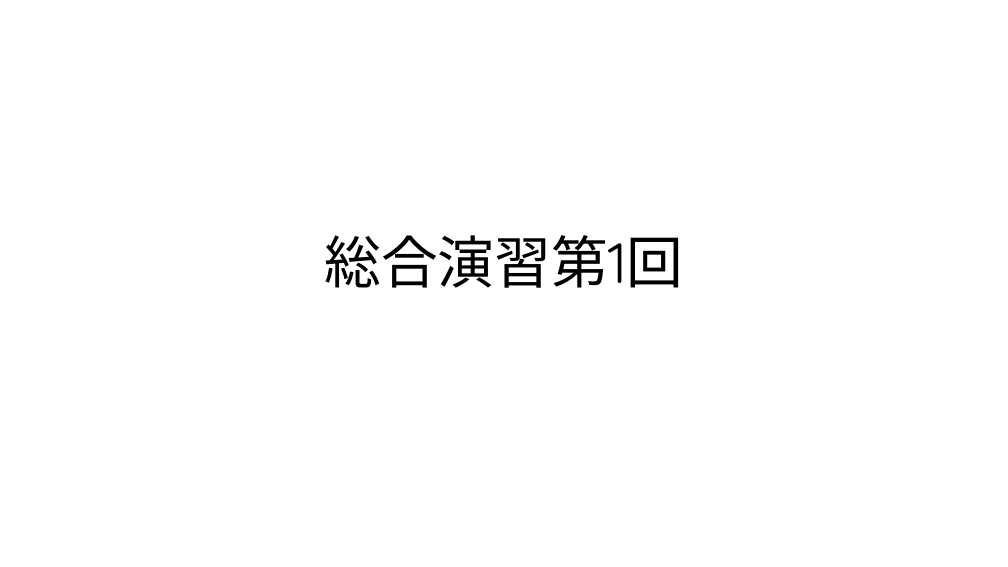
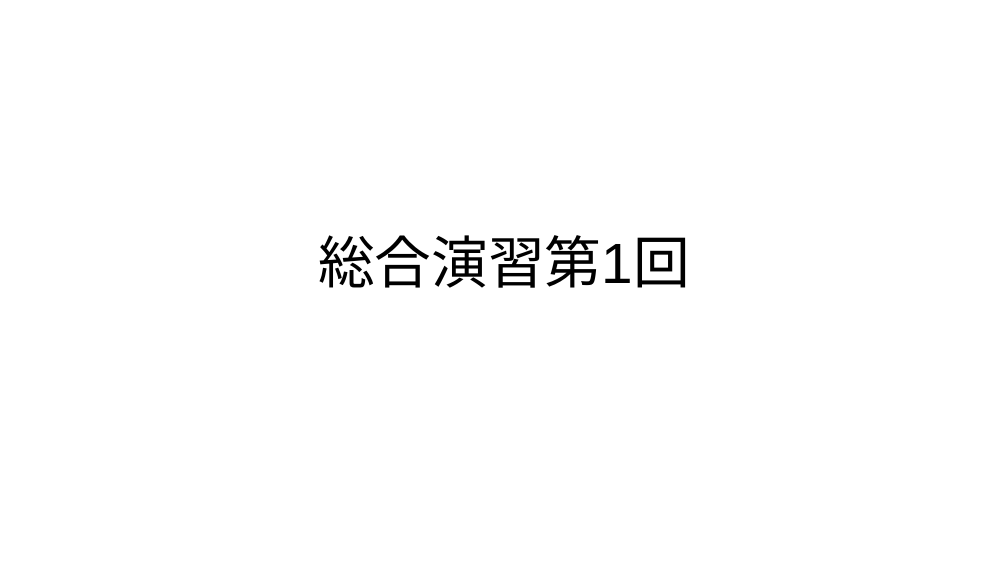
Before and after one commit to hiragaatsuya/trial_shudolab_2019, a slide deck: slide 1 of 第1回スライド.pptx. Drawn at 1008x567 pixels with LibreOffice and Linux fonts; fonts in the diff are those of the drawing; background and template pictures are left out. Boxes give left, top, right and bottom in pixels: in the first picture for what was removed or moved away, otherwise in the second. Text is boxed around its words. In the diff, an @@ line names an element or a change of style, - is before the commit and + after.

```diff
--- a/第1回スライド.pptx
+++ b/第1回スライド.pptx
@@ title "総合演習第1回" at (x1=318, y1=235, x2=690, y2=288): font Quicksand to Arial in "総合演習第1回" @@
```
Also in this commit, not shown: 3 other slides changed, 1 other file.
